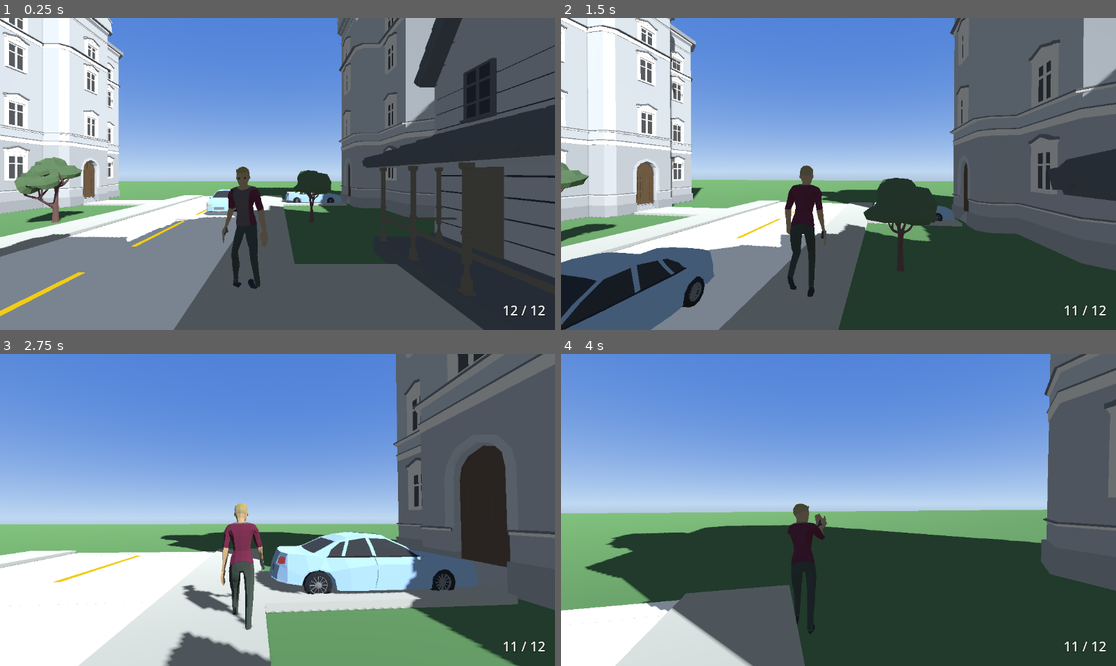
Above: before the commit, frames 1-4 (two rows, left to right).
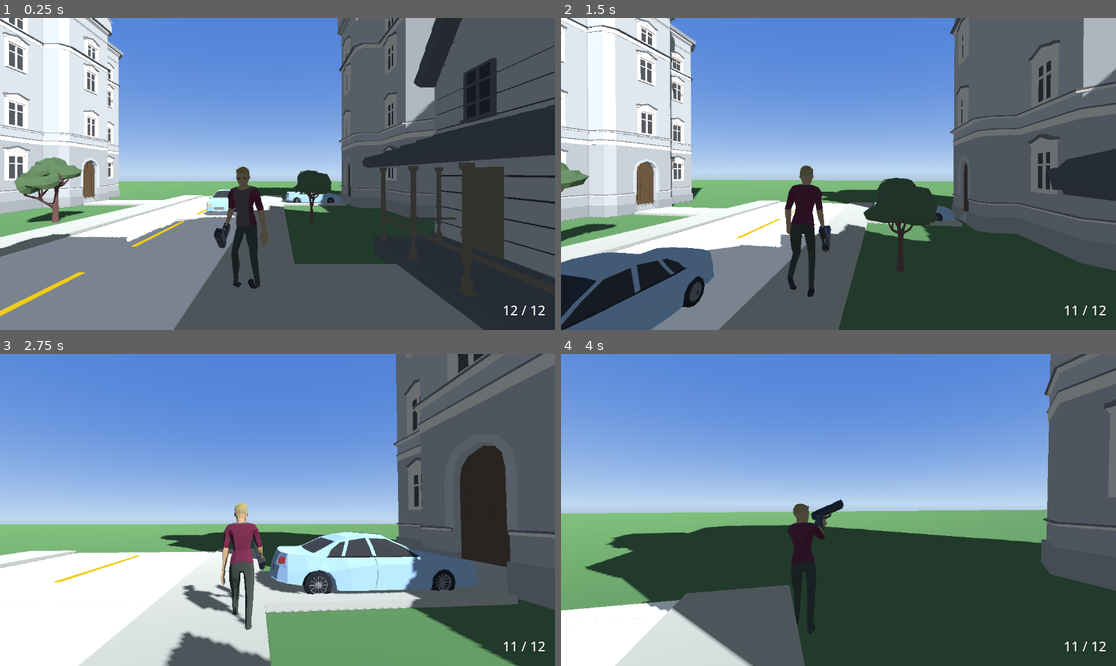
Above: after the commit, the same moments.

Repository: xena3222121/GTACloneAJFORK
Game: Godot game, scene res://scenes/World.tscn
Two runs of this game, one before a commit and one after it. Both use one fixed random seed, a clock stepped at 60 frames per second and the inputs below.
Inputs (mouse positions are in pixels of both pictures, inside the frame that each line leads up to):
- Up to frame 1 (0.25 s): no input
- Up to frame 2 (1.5 s): tap Enter at 0.5 s; move the mouse to (866, 174) at 0.52 s; hold W from 0.53 s (still down); tap R at 0.6 s; click (866, 174) at 0.67 s; tap Space at 0.77 s; move the mouse to (810, 174) at 1.27 s; tap E at 1.35 s
- Up to frame 3 (2.75 s): keep holding W; tap Space at 1.52 s; move the mouse to (288, 503) at 2.02 s; hold Shift from 2.03 s (still down)
- Up to frame 4 (4 s): keep holding W; move the mouse to (832, 516) at 2.77 s; release Shift at 2.78 s; tap R at 2.85 s; click (832, 516) at 2.92 s; tap Space at 3.02, 3.77 s; move the mouse to (877, 513) at 3.52 s; tap E at 3.6 s

The runs differ from the first frame. In frame 1, 0.1% of the frame differs, in the area x 38-42%, y 65-74%; in frame 2, 0.1%; in frame 3, 0.1%; in frame 4, 0.2%, in the area x 45-51%, y 46-57%.

Commit message:
Fix gun orientation (was pointing backward) and triple its size
Barrel was rotated 180deg from correct - verified by comparing barrel
direction against character forward via dot product (was -1, now
~+0.97). Also tripled GunViewmodel scale per request (0.28 -> 0.84
local, ~19cm -> ~57cm world length).

Also gitignores tools/tmp_* - a batch of scratch debug-render files
had gotten swept into a prior autosave commit.

Diff:
--- a/scenes/Player.tscn
+++ b/scenes/Player.tscn
@@ -36,7 +36,7 @@
 bone_idx = 23
 
 [node name="GunViewmodel" parent="Model/HumanArmature/GeneralSkeleton/BoneAttachment3D" instance=ExtResource("4")]
-transform = Transform3D(-0.28, 0, 0, 0, -0.28, 0, 0, 0, 0.28, 0, 0.22, 0.05)
+transform = Transform3D(0.84, 0, 0, 0, 0.84, 0, 0, 0, 0.84, 0, 0.22, 0.05)
 
 [node name="MuzzlePoint" type="Marker3D" parent="Model/HumanArmature/GeneralSkeleton/BoneAttachment3D/GunViewmodel"]
 transform = Transform3D(1, 0, 0, 0, 1, 0, 0, 0, 1, 1.45, 0.45, 0)
--- a/tools/tmp_check.gd
+++ /dev/null
@@ -1,42 +0,0 @@
-extends SceneTree
-var t := 0
-var world: Node
-var debug_cam: Camera3D
-var light: DirectionalLight3D
-
-func _initialize():
-	var world_packed: PackedScene = load("res://scenes/World.tscn")
-	world = world_packed.instantiate()
-	root.add_child(world)
-	current_scene = world
-
-func _process(delta: float) -> bool:
-	t += 1
-	if t == 60:
-		var img: Image = root.get_texture().get_image()
-		img.save_png("res://tools/tmp_wide.png")
-
-		var player: Node = world.find_child("Player", true, false)
-		var hand: Node3D = player.get_node("Model/HumanArmature/GeneralSkeleton/BoneAttachment3D")
-		var hp: Vector3 = hand.global_position
-
-		light = DirectionalLight3D.new()
-		root.add_child(light)
-		light.light_energy = 1.5
-		light.global_position = hp + Vector3(0, 2, 0)
-		light.look_at(hp, Vector3.RIGHT)
-
-		debug_cam = Camera3D.new()
-		root.add_child(debug_cam)
-		debug_cam.fov = 40
-		debug_cam.global_position = hp + Vector3(0.4, 0.2, 0.4)
-		debug_cam.look_at(hp, Vector3.UP)
-		debug_cam.current = true
-		return false
-	if t == 63:
-		var img2: Image = root.get_texture().get_image()
-		img2.save_png("res://tools/tmp_close.png")
-		print("done")
-		quit()
-		return true
-	return false
Binary file removed: tools/tmp_close.png
Binary file removed: tools/tmp_wide.png
Not shown, changed: .gitignore
